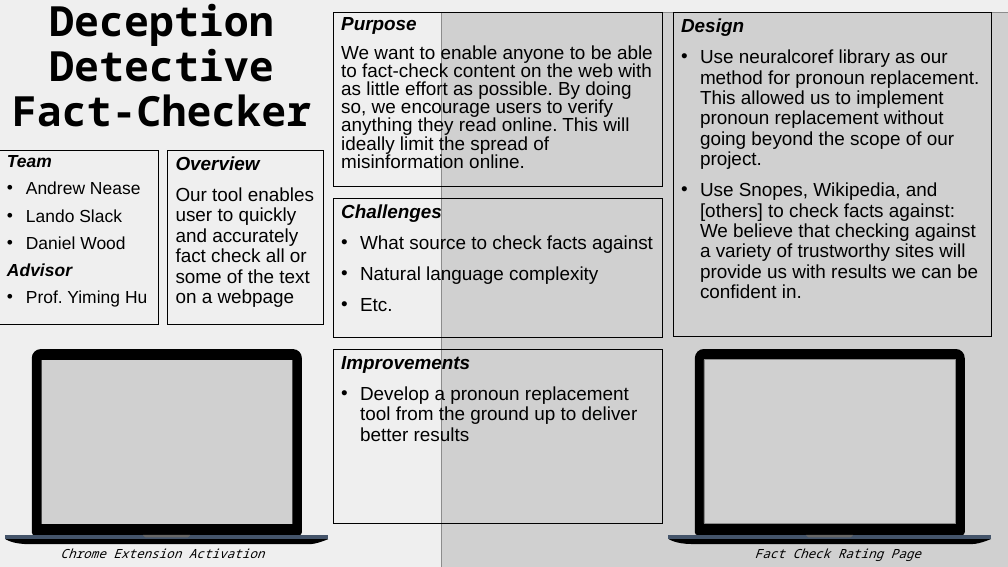
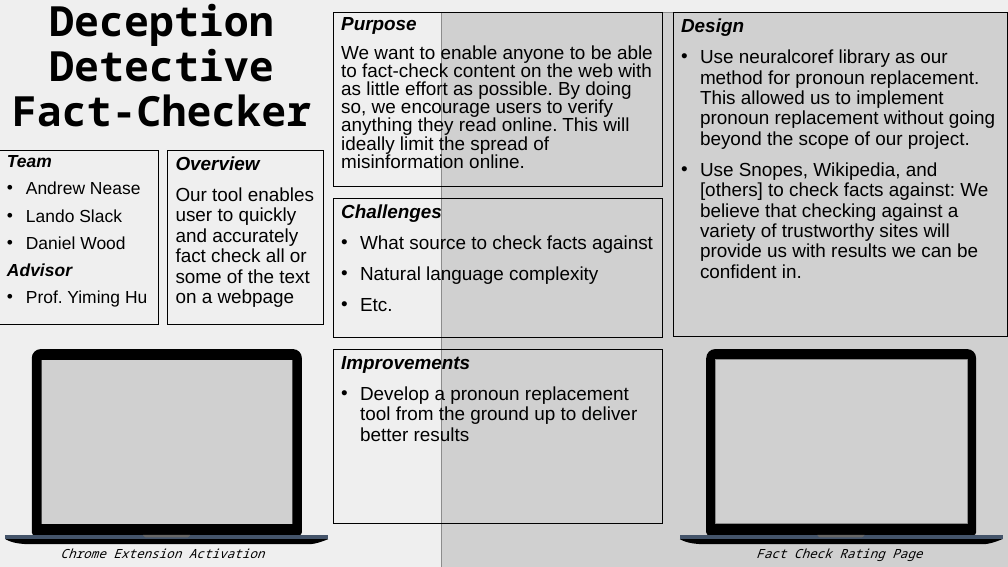
Before and after one commit to anease/senior-design, a slide deck: slide 1 of ExpoPoster.pptx. Drawn at 1008x567 pixels with LibreOffice and Linux fonts; fonts in the diff are those of the drawing; grey boxes stand for pictures. Boxes give left, top, right and bottom in pixels: in the first picture for what was removed or moved away, otherwise in the second. Text is boxed around its words. In the diff, an @@ line names an element or a change of style, - is before the commit and + after.

Commit message:
messed up some spacing

```diff
--- a/ExpoPoster.pptx
+++ b/ExpoPoster.pptx
@@ rectangle "Design": place and size @@
-rectangle "Design" at [674, 13, 991, 337]
+rectangle "Design" at [674, 13, 1008, 337]
@@ 4 freeform shapes, 1 picture: place and size @@
-4 freeform shapes, 1 picture at [668, 349, 991, 544]
+4 freeform shapes, 1 picture at [680, 349, 1003, 544]
```
